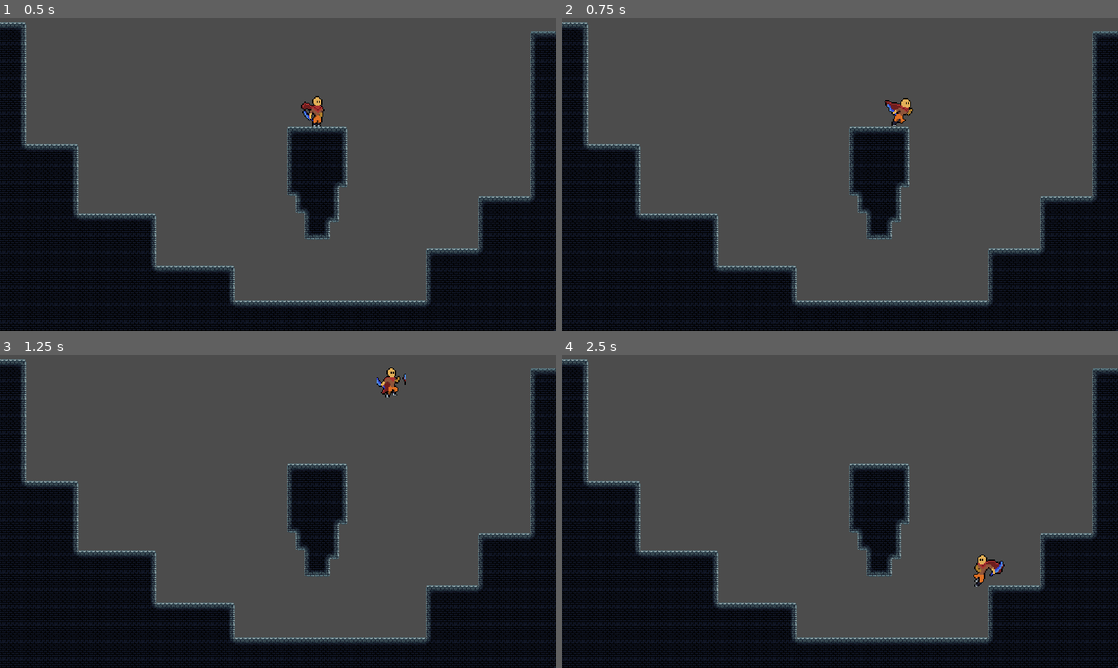
Above: before the commit, frames 1-4 (two rows, left to right).
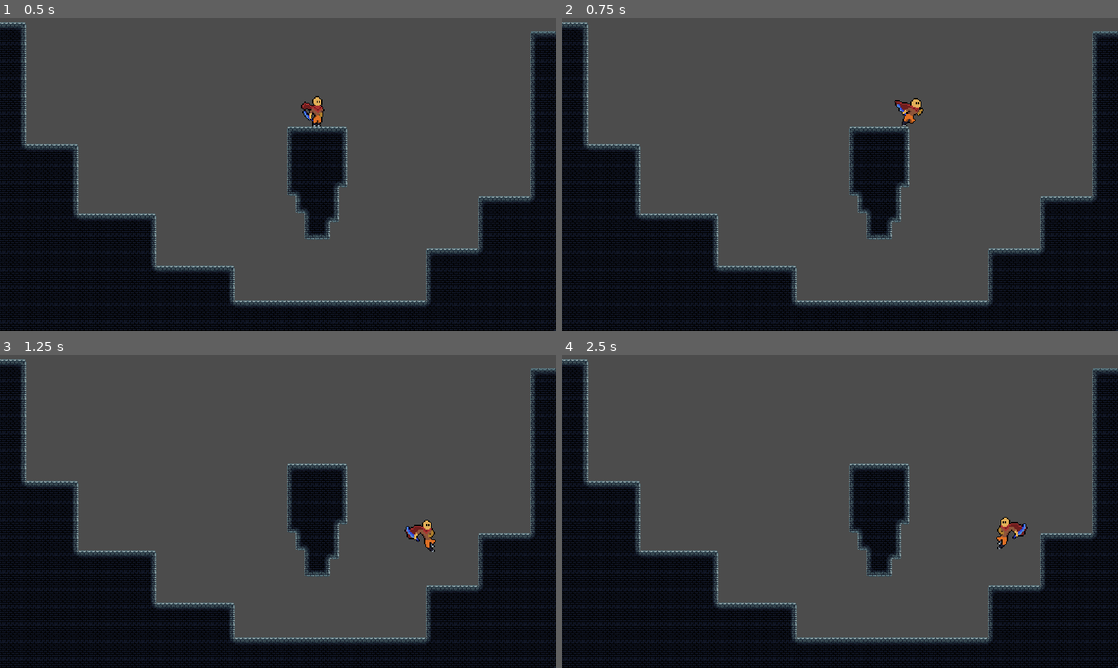
Above: after the commit, the same moments.

Repository: nadzmiidzham/poc-roguelike
Game: Godot game, scene res://src/scene/player_scene.tscn
Same seed, same stepped clock (60 frames per second), same inputs: the game is played once before the commit and once after it.
Inputs:
- Up to frame 1 (0.5 s): no input
- Up to frame 2 (0.75 s): hold D (move_right) from 0.53 s (still down)
- Up to frame 3 (1.25 s): keep holding D (move_right); tap Space (jump) at 0.77 s
- Up to frame 4 (2.5 s): tap Space (jump) at 1.52 s; release D (move_right) at 2.03 s; hold A (move_left) from 2.03 s (still down)

Frame 1 is identical in both runs. In frame 2, 0.4% of the frame differs, in the area x 58-65%, y 25-35%; in frame 3, 0.5%; in frame 4, 0.6%, in the area x 74-84%, y 51-74%.

Commit message:
- put wall slide gravity variable into player script - changed player speed

Diff:
--- a/src/actor/player/player.gd
+++ b/src/actor/player/player.gd
@@ -3,8 +3,8 @@
 
 export (int) var gravity := 20
 export (int) var speed := 200
-export (int) var wall_slide_speed := 20
 export (int) var jump_force := 20
+export (float) var wall_slide_gravity_rate := 1.5
 
 onready var is_facing_right := true
 onready var velocity := Vector2.ZERO
--- a/src/actor/player/prefab/player.tscn
+++ b/src/actor/player/prefab/player.tscn
@@ -13,8 +13,8 @@
 [ext_resource path="res://src/sprite/player/wall_slide.png" type="Texture" id=11]
 
 [sub_resource type="CapsuleShape2D" id=1]
-radius = 5.83045
-height = 9.74838
+radius = 3.36363
+height = 19.4095
 
 [sub_resource type="Animation" id=2]
 resource_name = "fall"
@@ -608,15 +608,16 @@
 [node name="Player" type="KinematicBody2D"]
 scale = Vector2( 2, 2 )
 script = ExtResource( 5 )
+speed = 300
 jump_force = 550
 
 [node name="Sprite" type="Sprite" parent="."]
-texture = ExtResource( 11 )
+position = Vector2( 0.117981, -0.117985 )
+texture = ExtResource( 1 )
 hframes = 7
-frame = 6
 
 [node name="CollisionBox" type="CollisionShape2D" parent="."]
-position = Vector2( 4.70752, 3.70056 )
+position = Vector2( 2.5284, 4.75523 )
 shape = SubResource( 1 )
 
 [node name="Animation" type="AnimationPlayer" parent="."]
--- a/src/actor/player/state/state_fall.gd
+++ b/src/actor/player/state/state_fall.gd
@@ -1,8 +1,6 @@
 class_name StateFall
 extends Node
 
-
-export (float) var wall_slide_gravity_rate := 1.5
 
 onready var player := get_node("../../")
 onready var state_idle := get_node("../Idle")
@@ -35,7 +33,7 @@
 
 func physics_process(_delta) -> void:
 	if player.is_on_wall():
-		var wall_slide_speed = player.gravity / wall_slide_gravity_rate;
+		var wall_slide_speed = player.gravity / player.wall_slide_gravity_rate;
 		is_wall_sliding = true
 		player.velocity.y = min(player.velocity.y + wall_slide_speed, wall_slide_speed)
 	if is_wall_sliding && Input.is_action_just_pressed("jump"):
